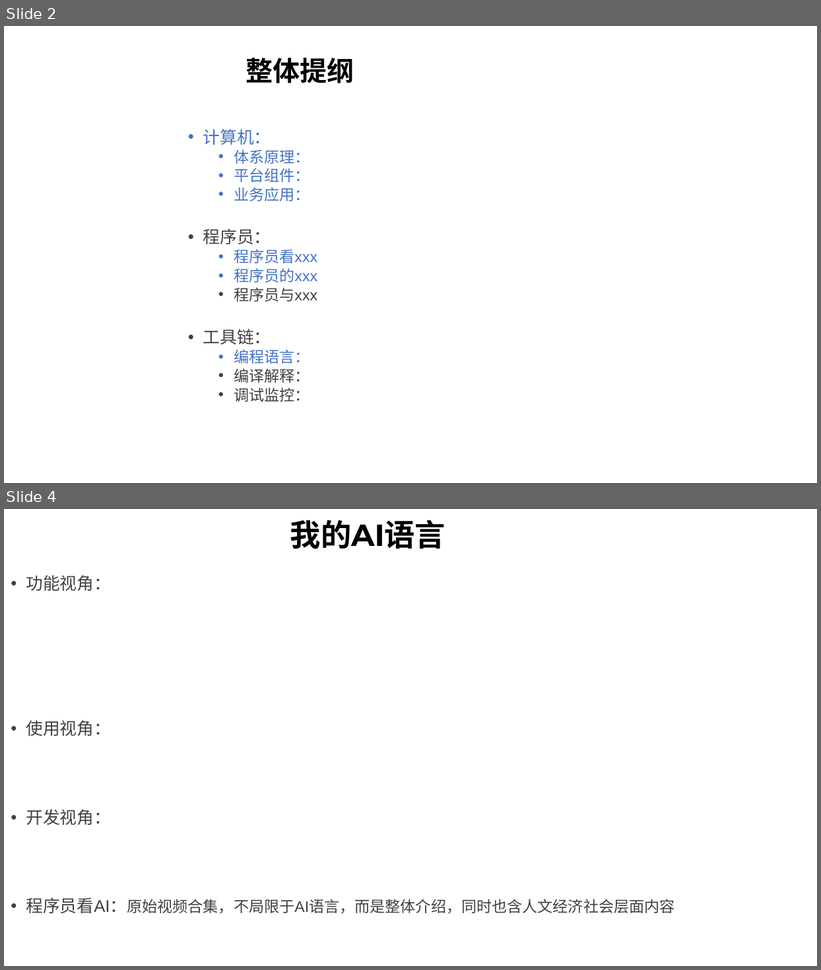
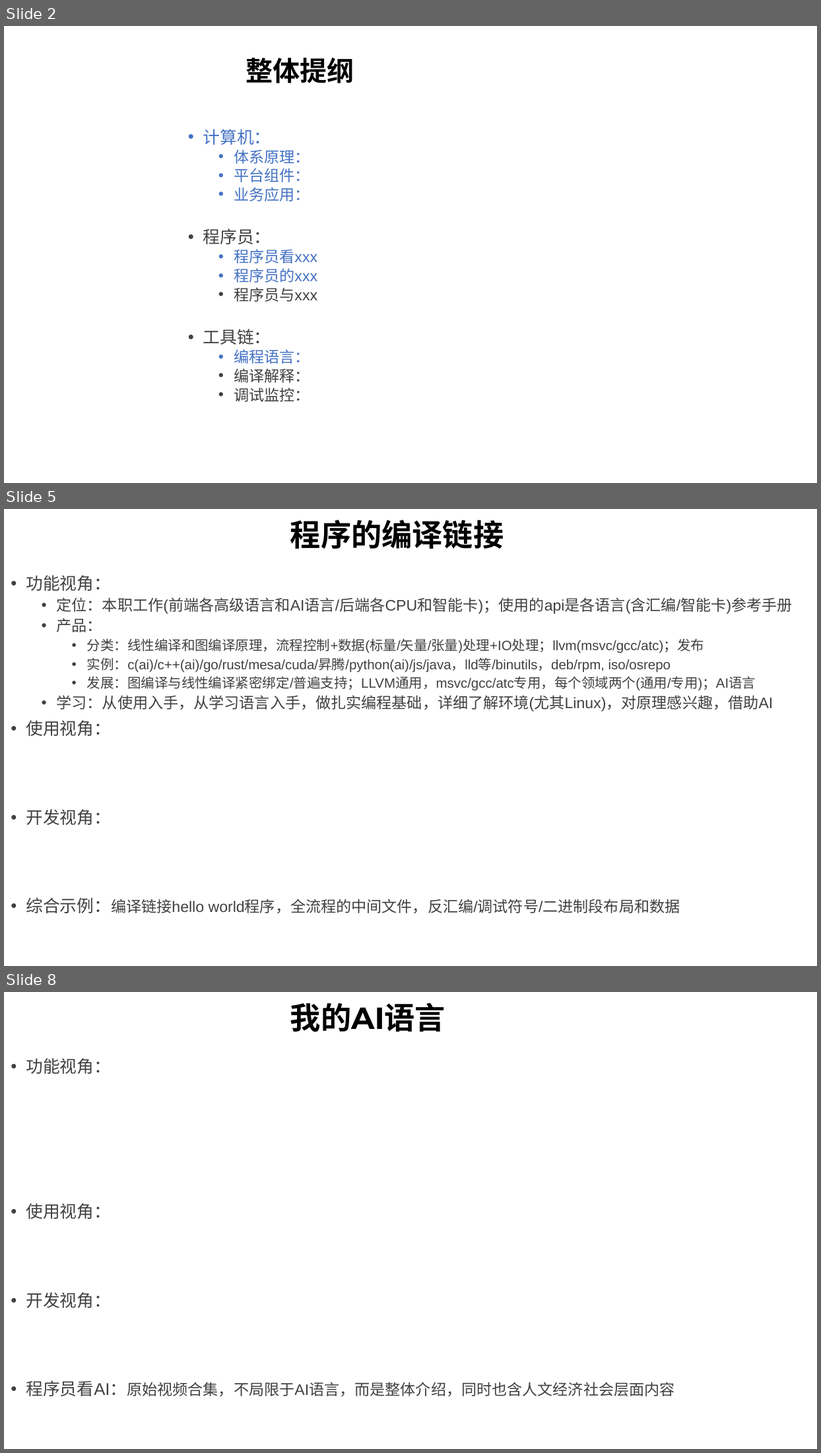
Before and after one commit to GavinKoeng/it-talks, a slide deck: it-talks.pptx. Shown one above the other, each under a label of ours: slides 2 and 4 before the commit, slides 2, 5 and 8 after it; the slides between them are not shown. The pictures are 821x970 and 821x1453 pixels, drawn with LibreOffice and Linux fonts; fonts in the diff are those of the drawing. Boxes give left, top, right and bottom in pixels: in the first picture for what was removed or moved away, otherwise in the second. Text is boxed around its words. In the diff, an @@ line names an element or a change of style, - is before the commit and + after.

Commit message:
增加"程序的编译链接"视频组提纲

```diff
--- a/it-talks.pptx
+++ b/it-talks.pptx
@@ slide 5 added at (x1=4, y1=509, x2=817, y2=966), background #FFFFFF @@
@@ title added at (x1=290, y1=520, x2=504, y2=549), 36 pt, text #000000, bold @@
+程序的编译链接
@@ text added at (x1=26, y1=575, x2=793, y2=914), 16 pt, text #404040 @@
+• 功能视角：
+  • 定位：本职工作(前端各高级语言和AI语言/后端各CPU和智能卡)；使用的api是各语言(含汇编/智能卡)参考手册
+  • 产品：
+    • 分类：线性编译和图编译原理，流程控制+数据(标量/矢量/张量)处理+IO处理；llvm(msvc/gcc/atc)；发布
+    • 实例：c(ai)/c++(ai)/go/rust/mesa/cuda/昇腾/python(ai)/js/java，lld等/binutils，deb/rpm, iso/osrepo
+    • 发展：图编译与线性编译紧密绑定/普遍支持；LLVM通用，msvc/gcc/atc专用，每个领域两个(通用/专用)；AI语言
+  • 学习：从使用入手，从学习语言入手，做扎实编程基础，详细了解环境(尤其Linux)，对原理感兴趣，借助AI
+• 使用视角：
+• 开发视角：
+• 综合示例：编译链接hello world程序，全流程的中间文件，反汇编/调试符号/二进制段布局和数据
@@ what was slide 4 is now slide 8 @@
```
Also in this commit, not shown: 1 slide changed, 3 other slides added, 2 other files.
